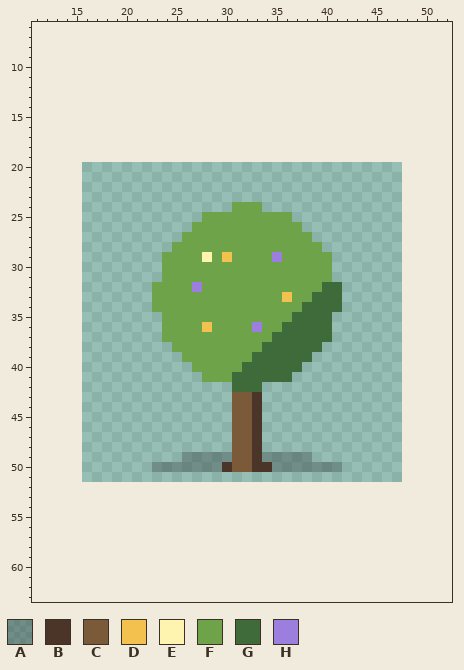
Two versions of one pixel-art file, game/pixel-plants/xin-yi.aseprite. Above: the version before the commit.
32x32 pixels, 1 frame. Shown: x 11..52, y 6..63. The old version is drawn lined up with the new one, on the new canvas.
Visible layers, top first: "glint", "core", "bloom-shade", "bloom", "leaf", "stem", "shadow" opacity 30%.
Palette (. is transparent): A #1a1a204c  B #4a3528  C #7a5a38  D #f2c14e  E #fff3b0  F #6fa34a  G #3f6b3a  H #9b7ede
Pixels before (only the part around the change), first column x 11:
 6 ..........................................
 7 ..........................................
 8 ..........................................
 9 ..........................................
10 ..........................................
11 ..........................................
12 ..........................................
13 ..........................................
14 ..........................................
15 ..........................................
16 ..........................................
17 ..........................................
18 ..........................................
19 ..........................................
20 ..........................................
21 ..........................................
22 ..........................................
23 ..........................................
24 ....................FFF...................
25 .................FFFFFFFFF................
26 ................FFFFFFFFFFF...............
27 ...............FFFFFFFFFFFFF..............
28 ..............FFFFFFFFFFFFFFF.............
29 .............FFFFEFDFFFFHFFFFF............
30 .............FFFFFFFFFFFFFFFFF............
31 .............FFFFFFFFFFFFFFFFF............
32 ............FFFFHFFFFFFFFFFFFGG...........
33 ............FFFFFFFFFFFFFDFFGGG...........
34 ............FFFFFFFFFFFFFFFGGGG...........
35 .............FFFFFFFFFFFFFGGGG............
36 .............FFFFDFFFFHFFGGGGG............
37 .............FFFFFFFFFFFGGGGGG............
38 ..............FFFFFFFFFGGGGGG.............
39 ...............FFFFFFFGGGGGG..............
40 ................FFFFFGGGGGG...............
41 .................FFFGGGGGG................
42 ....................GGG...................
43 ....................CCB...................
44 ....................CCB...................
45 ....................CCB...................
46 ....................CCB...................
47 ....................CCB...................
48 ....................CCB...................
49 ...............AAAAACCBAAAAA..............
50 ............AAAAAAABCCBBAAAAAAA...........
51 ..........................................
52 ..........................................
53 ..........................................
54 ..........................................
55 ..........................................
56 ..........................................
57 ..........................................
58 ..........................................
59 ..........................................
60 ..........................................
61 ..........................................
62 ..........................................
63 ..........................................
And afterwards:
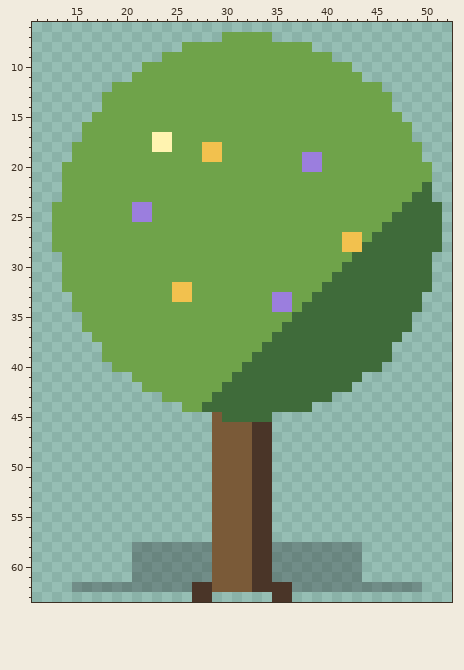
Diff:
canvas 32x32 -> 64x64, the old top-left corner now at 16,20
Changed rows in their new state; - is an unchanged pixel.
first column x 13:
 7 -----------------FFFFF-----------------
 8 -------------FFFFFFFFFFFFF-------------
 9 -----------FFFFFFFFFFFFFFFFF-----------
10 ---------FFFFFFFFFFFFFFFFFFFFF---------
11 --------FFFFFFFFFFFFFFFFFFFFFFF--------
12 ------FFFFFFFFFFFFFFFFFFFFFFFFFFF------
13 -----FFFFFFFFFFFFFFFFFFFFFFFFFFFFF-----
14 -----FFFFFFFFFFFFFFFFFFFFFFFFFFFFF-----
15 ----FFFFFFFFFFFFFFFFFFFFFFFFFFFFFFF----
16 ---FFFFFFFFFFFFFFFFFFFFFFFFFFFFFFFFF---
17 ---FFFFFFFEEFFFFFFFFFFFFFFFFFFFFFFFF---
18 --FFFFFFFFEEFFFDDFFFFFFFFFFFFFFFFFFFF--
19 --FFFFFFFFFFFFFDDFFFFFFFFHHFFFFFFFFFF--
20 -FFFFFFFFFFFFFFFFFFFFFFFFHHFFFFFFFFFFF-
21 -FFFFFFFFFFFFFFFFFFFFFFFFFFFFFFFFFFFFF-
22 -FFFFFFFFFFFFFFFFFFFFFFFFFFFFFFFFFFFFG-
23 -FFFFFFFFFFFFFFFFFFFFFFFFFFFFFFFFFFFGG-
24 FFFFFFFFHHFFFFFFFF---FFFFFFFFFFFFFFGGGG
25 FFFFFFFFHHFFFFF---------FFFFFFFFFFGGGGG
26 FFFFFFFFFFFFFF-----------FFFFFFFFGGGGGG
27 FFFFFFFFFFFFF-------------FFFDDFGGGGGGG
28 FFFFFFFFFFFF---------------FFDDGGGGGGGG
29 -FFFFFFFFFF----F-F----F-----FFGGGGGGGG-
30 -FFFFFFFFFF-----------------FGGGGGGGGG-
31 -FFFFFFFFFF-----------------GGGGGGGGGG-
32 -FFFFFFFFF--DDF--------------GGGGGGGGG-
33 --FFFFFFFF--DD--------HH-----GGGGGGGG--
34 --FFFFFFFF------------HH-----GGGGGGGG--
35 ---FFFFFFFF-----------------GGGGGGGG---
36 ---FFFFFFFF----F----F-------GGGGGGGG---
37 ----FFFFFFF-----------------GGGGGGG----
38 -----FFFFFFF---------------GGGGGGG-----
39 -----FFFFFFFF-------------GGGGGGGG-----
40 ------FFFFFFFF-----------GGGGGGGG------
41 --------FFFFFFF---------GGGGGGG--------
42 ---------FFFFFFFFG---GGGGGGGGG---------
43 -----------FFFFFGGGGGGGGGGGG-----------
44 -------------FFGGGGGGGGGGG-------------
45 ----------------CGGGGG-----------------
46 ----------------CC---B-----------------
47 ----------------CC---B-----------------
48 ----------------CC---B-----------------
49 -------------...CC---B....-------------
50 ----------......CC----.......----------
51 ----------------CCCCBB-----------------
52 ----------------CCCCBB-----------------
53 ----------------CCCCBB-----------------
54 ----------------CCCCBB-----------------
55 ----------------CCCCBB-----------------
56 ----------------CCCCBB-----------------
57 ----------------CCCCBB-----------------
58 --------AAAAAAAACCCCBBAAAAAAAAA--------
59 --------AAAAAAAACCCCBBAAAAAAAAA--------
60 --------AAAAAAAACCCCBBAAAAAAAAA--------
61 --------AAAAAAAACCCCBBAAAAAAAAA--------
62 --AAAAAAAAAAAABBCCCCBBBBAAAAAAAAAAAAA--
63 --------------BB------BB---------------
Where, in picture pixels (left, top, right, bottom), the same in both pictures:
changed: (52, 32, 442, 602)
